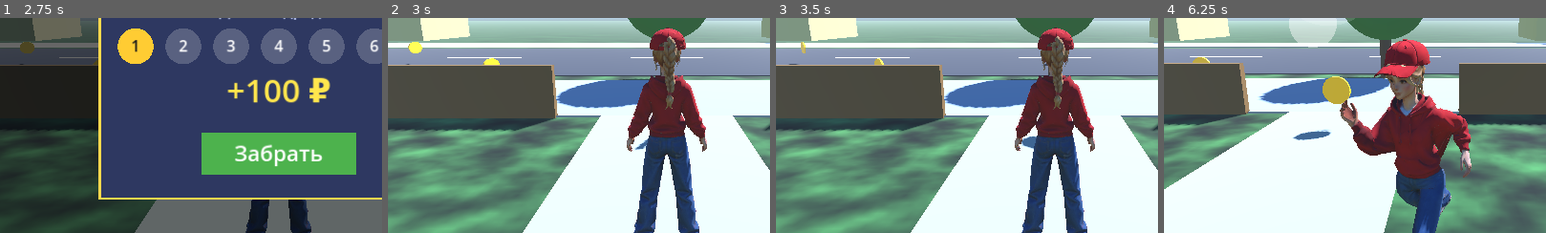
Above: before the commit, frames 1-4 (left to right).
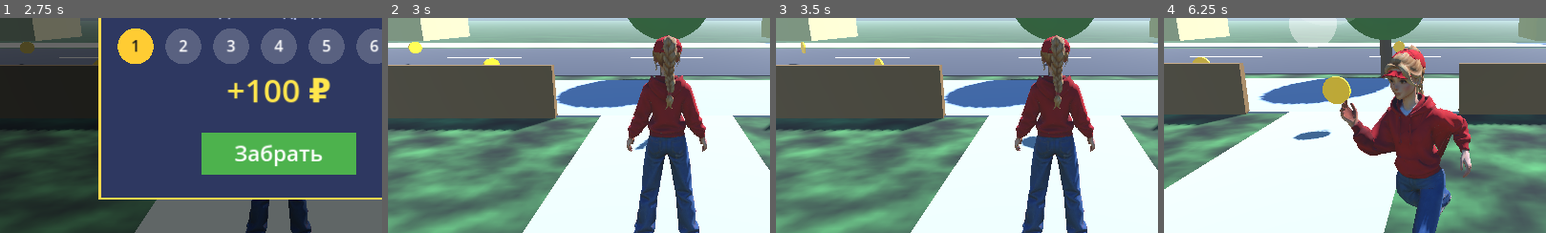
Above: after the commit, the same moments.

Repository: anon-anonymnyy/My-Games-
Game: Godot game, scene res://main.tscn
The game is run twice, just before and just after one commit, with the same random seed, the same clock (stepped at 60 frames per second) and the same inputs.
Inputs (mouse positions are % of the whole screen's width and height, from its top left):
- Up to frame 1 (2.75 s): tap Enter at 0.5 s; move the mouse to (72, 45) at 0.52 s; click (72, 45) at 0.67 s; drag from (30, 55) to (45, 70) at 1.27 s; move the mouse to (60, 28) at 2.02 s; click (60, 28) at 2.17 s
- Up to frame 2 (3 s): drag from (45, 70) to (20, 35) at 2.77 s
- Up to frame 3 (3.5 s): no input
- Up to frame 4 (6.25 s): move the mouse to (80, 65) at 3.52 s; click (80, 65) at 3.67 s; drag from (20, 35) to (35, 25) at 4.27 s; move the mouse to (55, 50) at 5.02 s; click (55, 50) at 5.17 s; drag from (35, 25) to (30, 55) at 5.77 s
The pictures show only the part of the screen within x 14-64%, y 36-86%; the shares and areas given below are measured in that part.

Frame 1 is identical in both runs. In frame 2, 0.6% of the frame differs, in the area x 66-78%, y 4-32%; in frame 3, 0.6%; in frame 4, 1.7%, in the area x 55-70%, y 9-32%.

Commit message:
Add files via upload

Diff:
--- a/main.gd
+++ b/main.gd
@@ -528,11 +528,11 @@
 	skel.add_child(att)
 	var c: Node3D = capscene.instantiate()
 	if id == "boy":
-		c.position = Vector3(0.0, 0.145, -0.015)
-		c.scale = Vector3(0.92, 0.92, 0.92)
+		c.position = Vector3(0.0, 0.12, -0.015)
+		c.scale = Vector3(0.74, 0.70, 0.74)
 	else:
-		c.position = Vector3(0.0, 0.12, -0.015)
-		c.scale = Vector3(0.9, 0.78, 0.9)
+		c.position = Vector3(0.0, 0.10, -0.015)
+		c.scale = Vector3(0.72, 0.60, 0.72)
 	c.rotation_degrees = Vector3(6.0, 0.0, 0.0)
 	att.add_child(c)
 
@@ -1072,6 +1072,8 @@
 	visual.basis = Basis(vx, vis_up, vz)
 	var lift := SKATE_LIFT if skating else 0.0
 	model.position.y = lerpf(model.position.y, MODEL_SCALE + lift, minf(1.0, 15.0 * d))
+	model.position.x = lerpf(model.position.x, 0.25 if skating else 0.0, minf(1.0, 15.0 * d))
+	model.position.z = lerpf(model.position.z, 0.0 if skating else 0.0, minf(1.0, 15.0 * d))
 	if board != null and skating:
 		if trick_active:
 			trick_t = maxf(0.0, trick_t - d)
Binary file changed: sasha_boy.glb
Binary file changed: sasha_girl.glb
